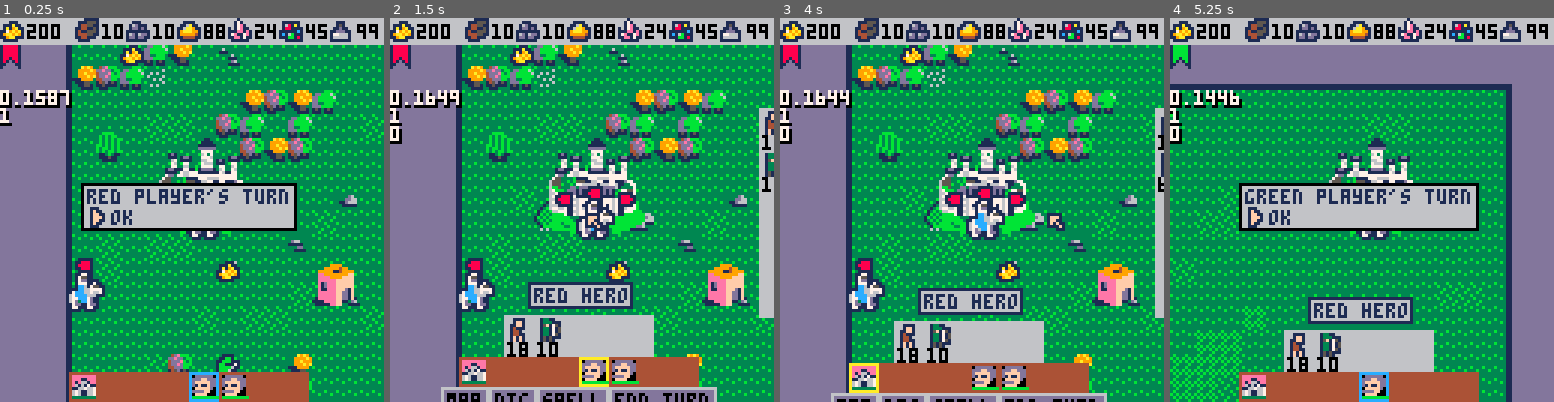
Above: before the commit, frames 1-4 (left to right).
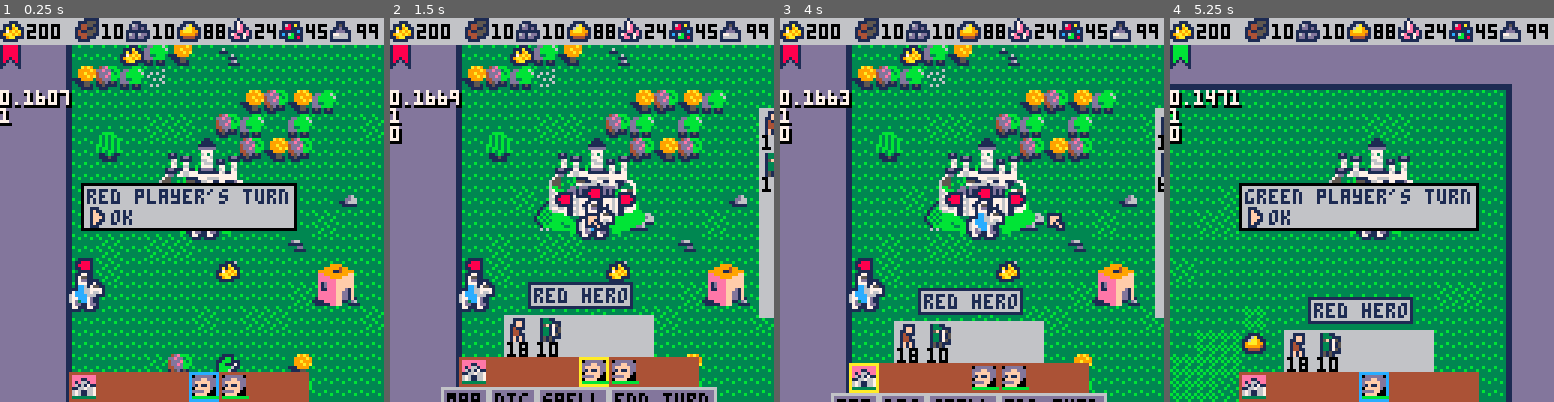
Above: after the commit, the same moments.

Repository: pvan/pico8
Game: PICO-8 cartridge heroes.p8
Same seed, same stepped clock (60 frames per second), same inputs: the game is played once before the commit and once after it.
Inputs:
- Up to frame 1 (0.25 s): no input
- Up to frame 2 (1.5 s): tap O (Z key) at 0.33, 0.7, 1.43 s; tap X (X key) at 1.07 s
- Up to frame 3 (4 s): hold Left 1.97-2.37 s; tap X (X key) every 0.33 s from 2.07 to 3.73 s; tap O (Z key) at 2.22, 3.1, 3.98 s; hold Down 2.42-2.82 s; hold Right 2.87-3.53 s; hold Up from 3.58 s (still down)
- Up to frame 4 (5.25 s): tap X (X key) every 0.33 s from 4.07 to 5.07 s; release Up at 4.08 s; hold Right 4.13-4.53 s; hold Down 4.58-5.08 s; tap O (Z key) at 4.87 s; hold Left from 5.13 s (still down)

The runs differ from the first frame. In frame 1, less than 0.1% of the frame differs, in the area x 9-15%, y 18-22%; in frame 2, less than 0.1%; in frame 3, 0.1%; in frame 4, 0.4%, in the area x 12-25%, y 18-88%.

Commit message:
heroes: add other resource types, spawn randomly

Diff:
--- a/heroes.p8
+++ b/heroes.p8
@@ -121,6 +121,25 @@
 	spawn("gold",8,16)
 	spawn("gold",6,10)
 
+
+ --do once here so we don't
+ --randomly spawn anything
+ --over anything else
+ create_i2tile()
+ build_i2zone()
+
+	for x=0,tilesw do
+ 	for y=0,tilesh do
+ 	 if not tile_is_solid(x,y) then
+ 	  if rnd_bw(1,100)<2 then
+ 	   r=rnd_bw(1,#resources)
+ 	   spawn(resources[r],x,y)
+ 	  end
+ 	 end
+ 	end
+	end
+
+
  --after populating map
  --(and whenever anything moves)
  create_i2tile()
@@ -161,12 +180,17 @@
  "crystal",
 }
 function pickup(obj)
+ --should only get here
+ --with type==treasure
  sfx(57)
- for k,v in pairs(obj) do
-  if has(resources,k) then
-   cp[k]+=obj[k]
-  end
- end
+ if has(resources,obj.subtype) then
+  cp[obj.subtype]+=obj.amount
+ end
+-- for k,v in pairs(obj) do
+--  if has(resources,k) then
+--   cp[k]+=obj[k]
+--  end
+-- end
  del(things,obj)
 end
 
@@ -480,6 +504,25 @@
 
 
 --util
+
+
+
+--recursive deep copy
+--works on non-tables too
+function copy(o)
+ local c
+ if type(o) == 'table' then
+  c = {}
+  for k, v in pairs(o) do
+   c[k] = copy(v)
+  end
+  else
+   c = o
+ end
+ return c
+end
+
+
 
 --inclusive (low<=result<=high)
 --remove +1 for low<=result<high
@@ -915,6 +958,8 @@
  },
  ["gold"]={
   ["type"]="treasure",
+  ["subtype"]="gold",
+  ["amount"]=rnd_bw(1,4)*50,
   ["spr"]=242,
   ["sprx"]=0,
   ["spry"]=0,
@@ -922,9 +967,20 @@
   ["sprh"]=1,
   ["col"]={0,0,1,1},
   ["hot"]={0,0},
-  ["gold"]=rnd_bw(1,4)*50
+--  ["gold"]=rnd_bw(1,4)*50
  },
 }
+
+--dup some similar archetypes
+--rather than typing them all out
+for r in all(resources) do
+ if r!="gold" then
+  archetypes[r]=copy(archetypes.gold)
+  archetypes[r].subtype=r
+ end
+end
+
+
 
 --permtypes={
 -- "castle",
@@ -960,6 +1016,13 @@
 
  if res.type=="mob" then
   res.group[2]=rnd_bw(5,25)
+ end
+
+ if res.type=="treasure" then
+  res.amount=rnd_bw(1,4)
+  if res.subtype=="gold" then
+   res.amount*=50
+  end
  end
 
  return res
@@ -1001,7 +1064,13 @@
 function draw_things()
  sort_by_y(things)
  for i in all(things) do
-  spr(i.spr,
+
+  sprt=i.spr
+  if i.type=="treasure" then
+   sprt=resource_sprs[i.subtype]
+  end
+
+  spr(sprt,
       i.x*8+i.sprx,
       i.y*8+i.spry,
       i.sprw,i.sprh)
@@ -1839,18 +1908,26 @@
 
  --map item description
  if cur_obj then
+
   --text descrip
+
   if cur_obj.type=="hero"
   or cur_obj.type=="castle"
   then
    map_desc=
     colorstrings[obj_owner(cur_obj).color]
     .." "..cur_obj.type
+
   elseif cur_obj.type=="mob"
   then
    stack=cur_obj.group
    map_desc=vague_number(stack[2])
     .." "..stack[1]
+
+  elseif cur_obj.type=="treasure"
+  then
+   map_desc=cur_obj.subtype
+
   else
    map_desc=cur_obj.type
   end
